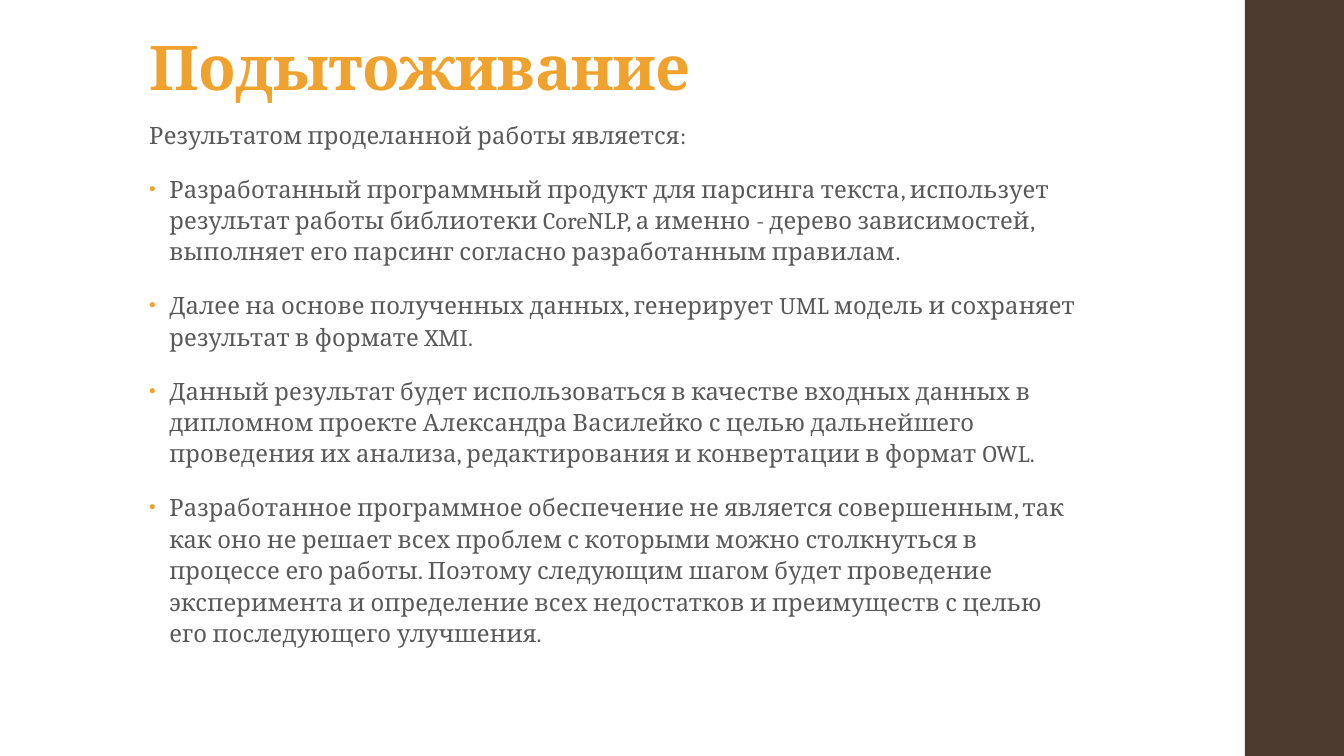
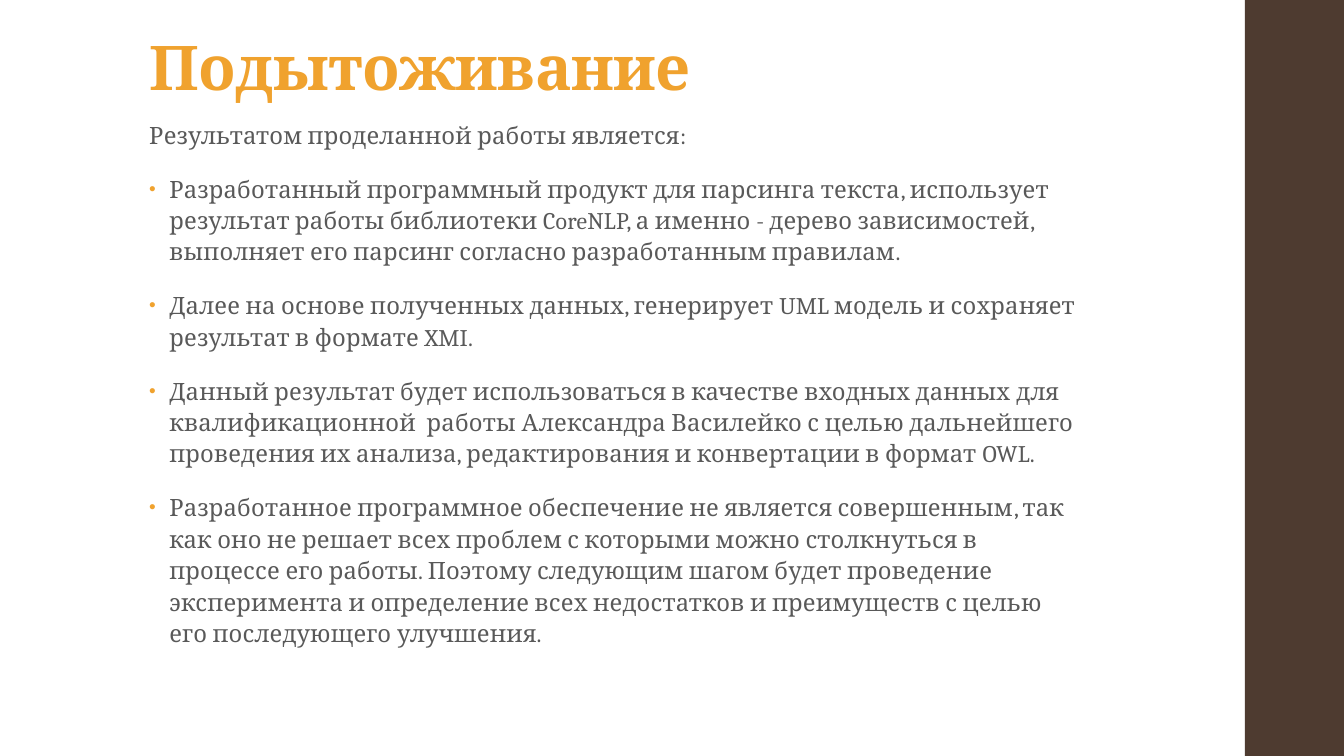
Before and after one commit to alexnodejs/onto-diploma, a slide deck: slide 13 of presentation/Moiseyenko_presentation.pptx. Drawn at 1344x756 pixels with LibreOffice and Linux fonts; fonts in the diff are those of the drawing. Boxes give left, top, right and bottom in pixels: in the first picture for what was removed or moved away, otherwise in the second. Text is boxed around its words. In the diff, an @@ line names an element or a change of style, - is before the commit and + after.

```diff
--- a/presentation/Moiseyenko_presentation.pptx
+++ b/presentation/Moiseyenko_presentation.pptx
@@ text at <box>169,382,1073,468</box>: text changed @@
-• Данный результат будет использоваться в качестве входных данных в дипломном проекте Александра Василейко с целью дальнейшего проведения их анализа, редактирования и конвертации в формат OWL.
+• Данный результат будет использоваться в качестве входных данных для квалификационной работы Александра Василейко с целью дальнейшего проведения их анализа, редактирования и конвертации в формат OWL.
```
Also in this commit, not shown: 2 other slides changed.
